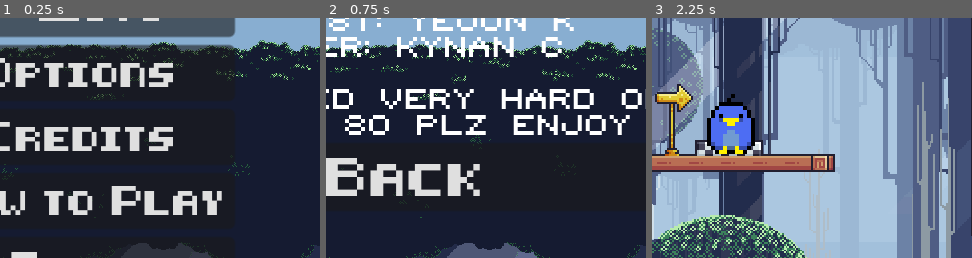
Above: before the commit, frames 1-3 (left to right).
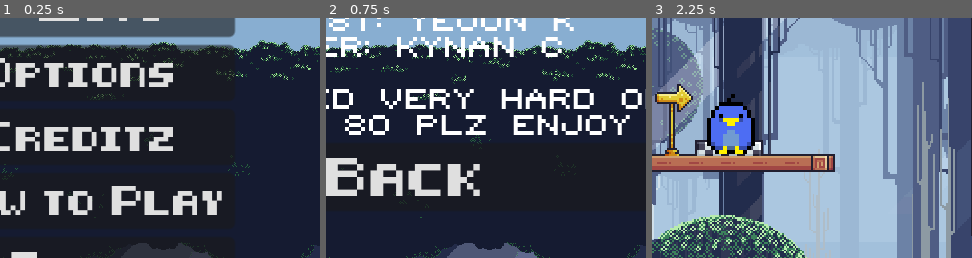
Above: after the commit, the same moments.

Repository: Kynannn/GodotGameApr-June
Game: Godot game, scene res://menu.tscn
Same seed, same stepped clock (60 frames per second), same inputs: the game is played once before the commit and once after it.
Inputs:
- Up to frame 1 (0.25 s): no input
- Up to frame 2 (0.75 s): click "Credits" (after the commit: "Creditz") at 0.5 s
- Up to frame 3 (2.25 s): click "Back" at 1.25 s; click "Play" at 2 s
The pictures show only the part of the screen within x 38-88%, y 26-76%; the shares and areas given below are measured in that part.

The runs differ from the first frame. In frame 1, 0.4% of the frame differs, in the area x 46-55%, y 45-56%; in frame 2, nothing differs; in frame 3, nothing differs.

Commit message:
credits -> creditz

Diff:
--- a/menu.tscn
+++ b/menu.tscn
@@ -53,7 +53,7 @@
 layout_mode = 2
 theme_override_fonts/font = ExtResource("3_uol8c")
 theme_override_font_sizes/font_size = 12
-text = "Credits"
+text = "Creditz"
 
 [node name="How2Play" type="Button" parent="MarginContainer/VBoxContainer"]
 layout_mode = 2
